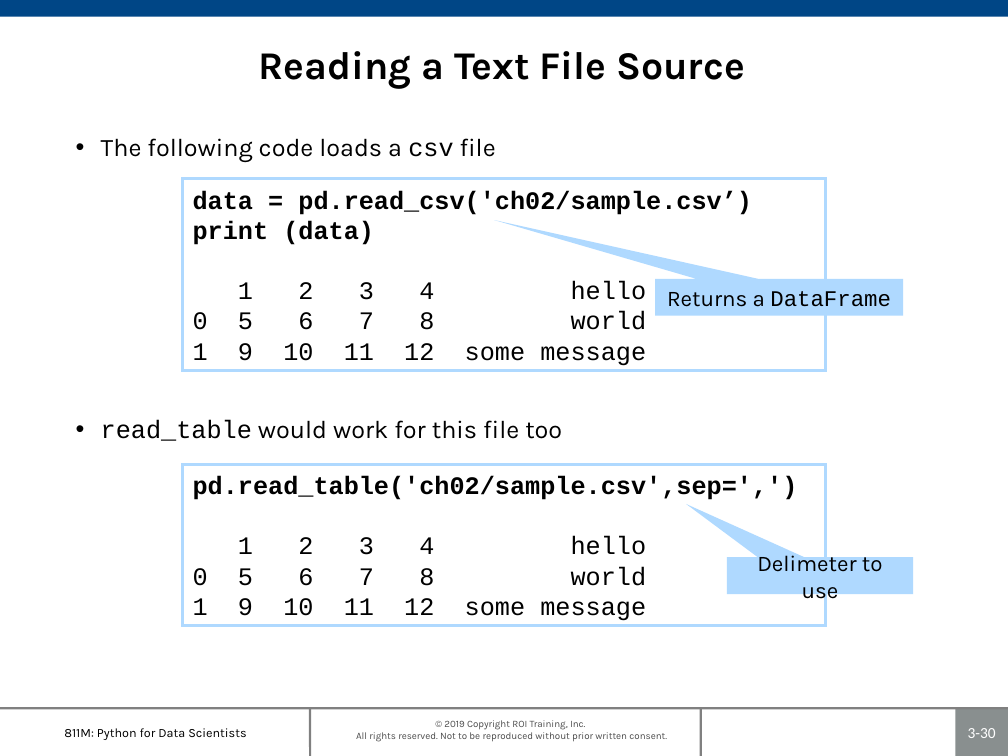
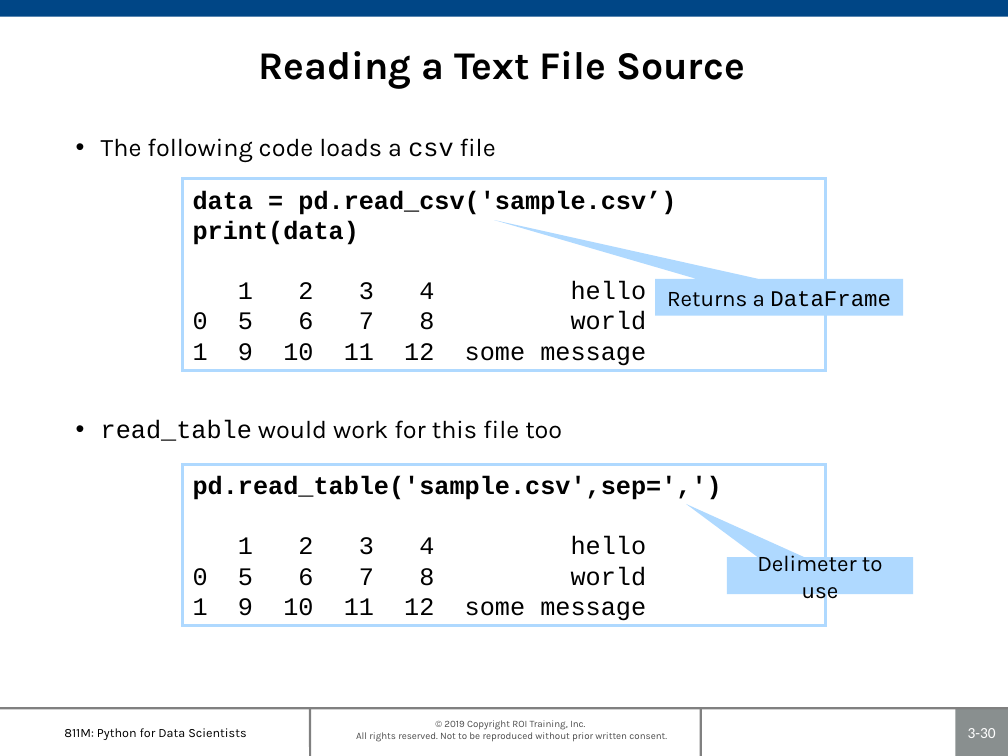
Before and after one commit to roitraining/PythonProgram, a slide deck: slide 30 of Day3-Pandas/Ch03_Pandas.pptx. Drawn at 1008x756 pixels with LibreOffice and Linux fonts; fonts in the diff are those of the drawing; background and template pictures are left out. Boxes give left, top, right and bottom in pixels: in the first picture for what was removed or moved away, otherwise in the second. Text is boxed around its words. In the diff, an @@ line names an element or a change of style, - is before the commit and + after.

```diff
--- a/Day3-Pandas/Ch03_Pandas.pptx
+++ b/Day3-Pandas/Ch03_Pandas.pptx
@@ text in rectangle at bbox=[193, 190, 676, 245]: text changed @@
-data = pd.read_csv('ch02/sample.csv’)
-print (data)
+data = pd.read_csv('sample.csv’)
+print(data)
@@ text in rectangle at bbox=[193, 475, 722, 500]: text changed @@
-pd.read_table('ch02/sample.csv',sep=',')
+pd.read_table('sample.csv',sep=',')
```
Also in this commit, not shown: 26 other slides changed, 2 other files.
